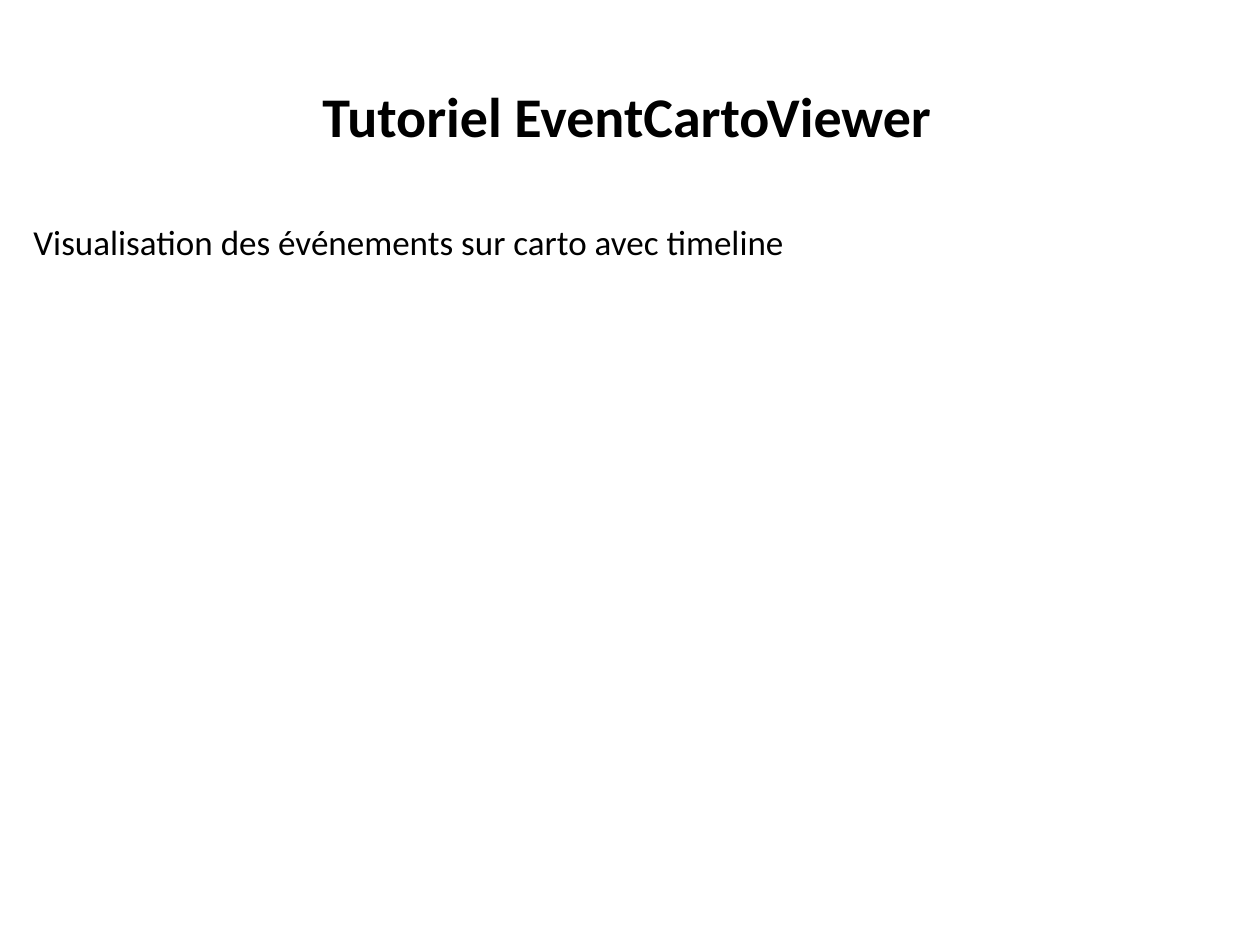
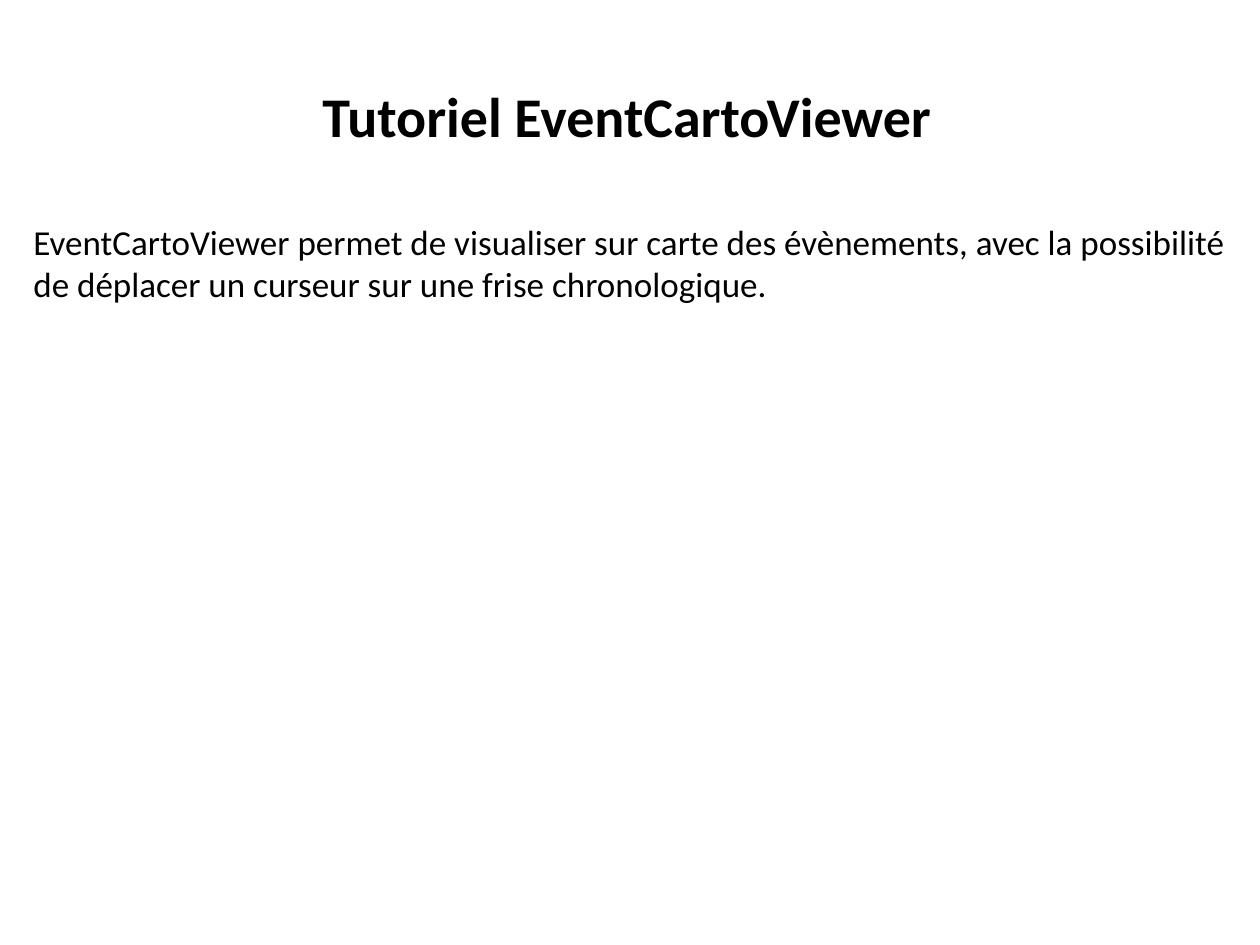
Before and after one commit to 20100dbg/EventCartoViewer, a slide deck: slide 1 of TUTO_EventCartoViewer.pptx. Drawn at 1260x945 pixels with LibreOffice and Linux fonts; fonts in the diff are those of the drawing; background and template pictures are left out. Boxes give left, top, right and bottom in pixels: in the first picture for what was removed or moved away, otherwise in the second. Text is boxed around its words. In the diff, an @@ line names an element or a change of style, - is before the commit and + after.

Commit message:
0.0.5 Affiche plus de détail (début/fin/nb d'event) sur la période affichée. Clic gauche sur la carte affiche les coordonnées en MGRS

```diff
--- a/TUTO_EventCartoViewer.pptx
+++ b/TUTO_EventCartoViewer.pptx
@@ text at bbox=[33, 230, 1224, 303]: text changed @@
-Visualisation des événements sur carto avec timeline
+EventCartoViewer permet de visualiser sur carte des évènements, avec la possibilité de déplacer un curseur sur une frise chronologique.
```
Also in this commit, not shown: 1 slide added, 1 slide removed, 12 other files.
